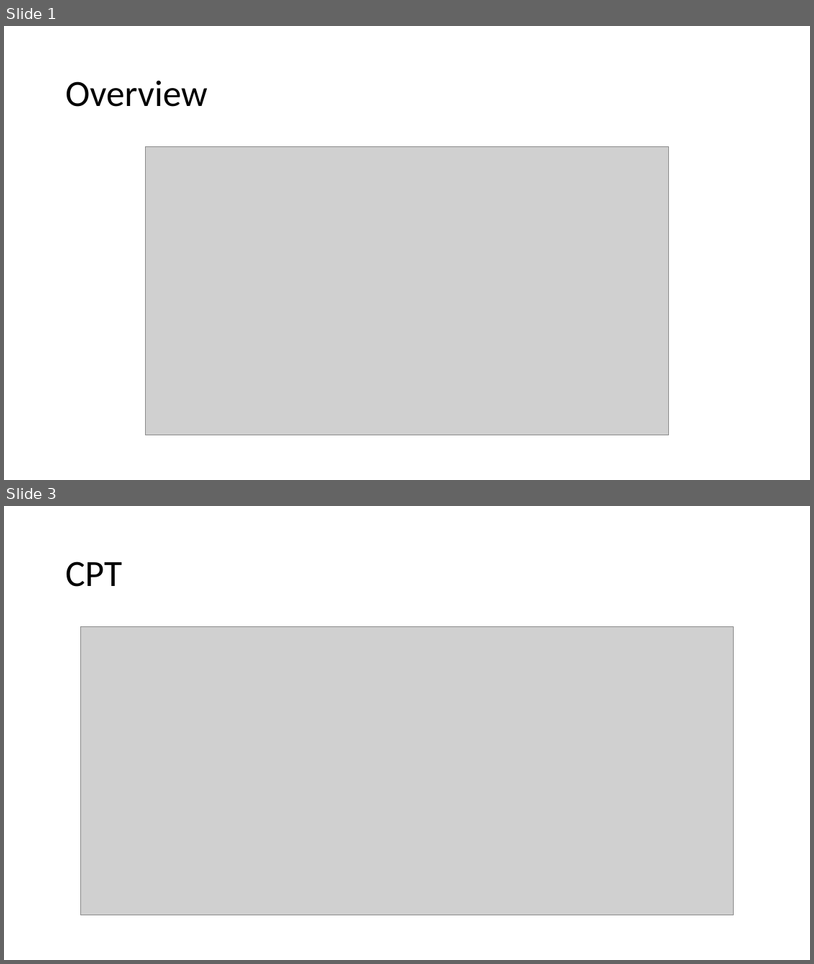
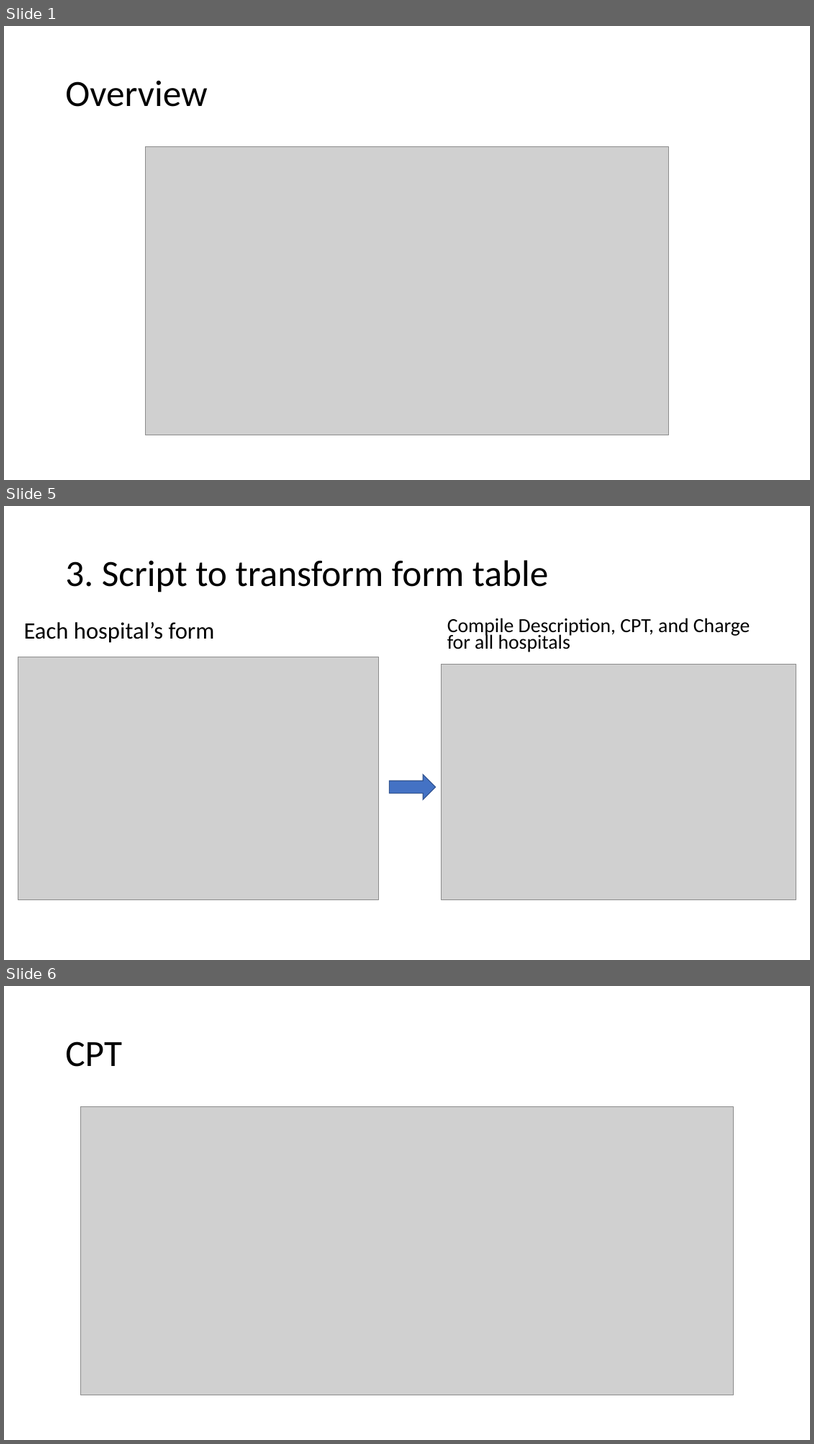
Before and after one commit to beatricetierra/CA-Hospital-Charges, a slide deck: DatasetsOverview.pptx. Shown one above the other, each under a label of ours: slides 1 and 3 before the commit, slides 1, 5 and 6 after it; the slides between them are not shown. The pictures are 814x964 and 814x1444 pixels, drawn with LibreOffice and Linux fonts; fonts in the diff are those of the drawing; grey boxes stand for pictures. Boxes give left, top, right and bottom in pixels: in the first picture for what was removed or moved away, otherwise in the second. Text is boxed around its words. In the diff, an @@ line names an element or a change of style, - is before the commit and + after.

```diff
--- a/DatasetsOverview.pptx
+++ b/DatasetsOverview.pptx
@@ slide 5 added at bbox=[4, 506, 810, 960], background #FFFFFF @@
@@ title added at bbox=[65, 560, 548, 592], 44 pt, text #000000 @@
+3. Script to transform form table
@@ text added at bbox=[24, 622, 215, 643], 28 pt, text #000000 @@
+Each hospital’s form
@@ text added at bbox=[448, 618, 751, 652], 23.8 pt, text #000000 @@
+Compile Description, CPT, and Charge for all hospitals
@@ picture added at bbox=[18, 656, 379, 899] @@
@@ picture added at bbox=[441, 664, 797, 899] @@
@@ right arrow added at bbox=[389, 775, 435, 800], fill #4472C4, outline #325491 1 pt @@
@@ what was slide 3 is now slide 6 @@
```
Also in this commit, not shown: 3 other slides added, 1 slide removed.
